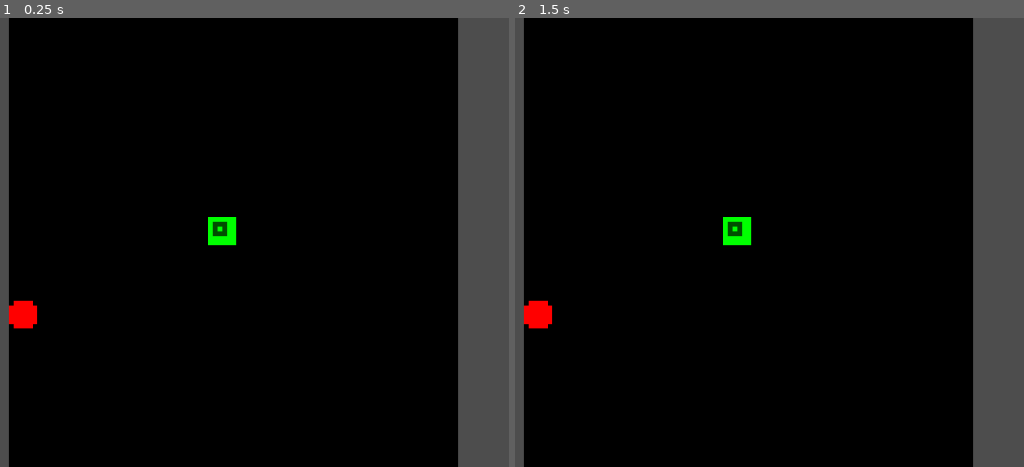
Above: before the commit, frames 1-2 (left to right).
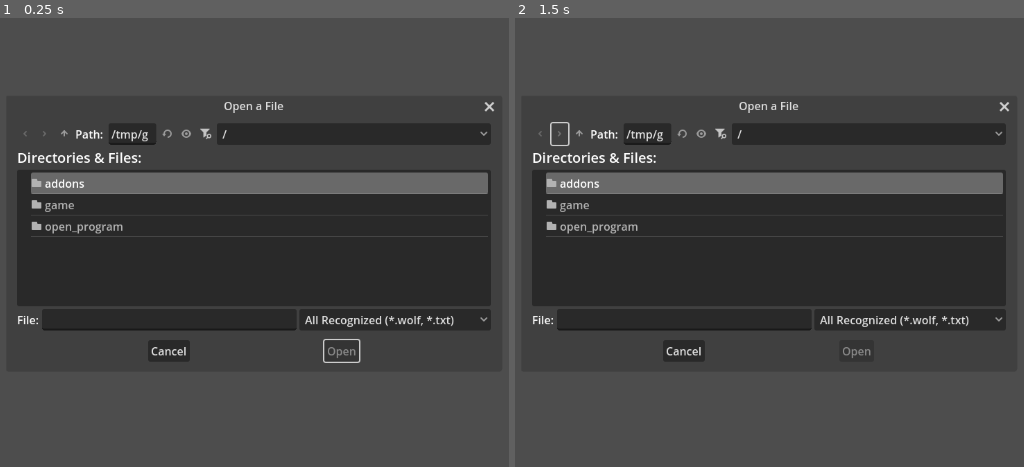
Above: after the commit, the same moments.

Repository: CattacoCattaco/Wolf-Interpreter
Game: Godot game, scene res://open_program/open_program_scene.tscn
Two runs of this game, one before a commit and one after it. Both use one fixed random seed, a clock stepped at 60 frames per second and the inputs below. Before the commit the project starts from res://game.tscn.
Inputs (mouse positions are in pixels of both pictures, inside the frame that each line leads up to):
- Up to frame 1 (0.25 s): no input
- Up to frame 2 (1.5 s): click (560, 134) at 0.52 s; click (560, 134) at 1.27 s

The runs differ from the first frame. In frame 1, 91% of the frame differs, in the area x 1-98%, y 0-100%; in frame 2, 91%.

Commit message:
File opening and Game class
• Add support for opening files
• Create Game base class

Diff:
--- a/cell_grid/cell/cell.tscn
+++ b/game/cell_grid/cell/cell.tscn
@@ -1,6 +1,6 @@
 [gd_scene load_steps=2 format=3 uid="uid://dqfkfo3tt1mbg"]
 
-[ext_resource type="Script" uid="uid://pra8a8xdkj72" path="res://cell_grid/cell/cell.gd" id="1_yh0nt"]
+[ext_resource type="Script" uid="uid://pra8a8xdkj72" path="res://game/cell_grid/cell/cell.gd" id="1_yh0nt"]
 
 [node name="Cell" type="ColorRect" node_paths=PackedStringArray("pixels")]
 size_flags_horizontal = 3
--- /dev/null
+++ b/game/game.gd
@@ -0,0 +1,31 @@
+class_name Game
+extends Control
+
+@export var timer: Timer
+@export var cell_grid: CellGrid
+
+# Amount of seconds between _fixed_update ticks
+var _fixed_update_speed: float = 0.13
+
+
+func _ready() -> void:
+	timer.wait_time = _fixed_update_speed
+	timer.start()
+	timer.timeout.connect(_fixed_update)
+	_start()
+
+
+func _start() -> void:
+	pass
+
+
+func _process(delta: float) -> void:
+	_update(delta)
+
+
+func _update(delta: float) -> void:
+	pass
+
+
+func _fixed_update() -> void:
+	pass
--- a/game.tscn
+++ b/game/game.tscn
@@ -1,9 +1,9 @@
 [gd_scene load_steps=6 format=3 uid="uid://drooqsvk2u7us"]
 
-[ext_resource type="PackedScene" uid="uid://dqfkfo3tt1mbg" path="res://cell_grid/cell/cell.tscn" id="1_80nbo"]
-[ext_resource type="Script" uid="uid://qjud1fkpjgww" path="res://cell_grid/cell_grid.gd" id="1_e2o6t"]
-[ext_resource type="Script" uid="uid://b2gawuec4y5qy" path="res://snake_game.gd" id="1_fc0e3"]
-[ext_resource type="Texture2D" uid="uid://1t5rn58krst4" path="res://cell_grid/chars.png" id="2_feb5d"]
+[ext_resource type="Script" uid="uid://b2gawuec4y5qy" path="res://game/snake_game.gd" id="1_4fuuu"]
+[ext_resource type="PackedScene" uid="uid://dqfkfo3tt1mbg" path="res://game/cell_grid/cell/cell.tscn" id="1_80nbo"]
+[ext_resource type="Script" uid="uid://qjud1fkpjgww" path="res://game/cell_grid/cell_grid.gd" id="1_e2o6t"]
+[ext_resource type="Texture2D" uid="uid://1t5rn58krst4" path="res://game/cell_grid/chars.png" id="2_feb5d"]
 
 [sub_resource type="AtlasTexture" id="AtlasTexture_fc0e3"]
 atlas = ExtResource("2_feb5d")
@@ -16,7 +16,7 @@
 anchor_bottom = 1.0
 grow_horizontal = 2
 grow_vertical = 2
-script = ExtResource("1_fc0e3")
+script = ExtResource("1_4fuuu")
 timer = NodePath("Timer")
 cell_grid = NodePath("GridRatioifier/CellGrid")
 
@@ -38,4 +38,4 @@
 chars = SubResource("AtlasTexture_fc0e3")
 
 [node name="Timer" type="Timer" parent="."]
-wait_time = 0.5
+wait_time = 0.1
--- a/snake_game.gd
+++ b/game/snake_game.gd
@@ -1,8 +1,5 @@
 class_name SnakeGame
-extends Control
-
-@export var timer: Timer
-@export var cell_grid: CellGrid
+extends Game
 
 var move_dir := Vector2i(0, 0)
 
@@ -10,10 +7,6 @@
 var snake: Array[Vector2i]
 
 var lost: bool = false
-
-func _ready() -> void:
-	timer.timeout.connect(update)
-	_start()
 
 
 func _start() -> void:
@@ -24,50 +17,33 @@
 	display()
 
 
-func _process(delta: float) -> void:
-	var coming_from_below: bool = len(snake) > 2 and Vector2i(0, 1) + snake[0] in snake
-	var coming_from_above: bool = len(snake) > 2 and Vector2i(0, -1) + snake[0] in snake
-	var coming_from_left: bool = len(snake) > 2 and Vector2i(-1, 0) + snake[0] in snake
-	var coming_from_right: bool = len(snake) > 2 and Vector2i(1, 0) + snake[0] in snake
+func _update(delta: float) -> void:
+	var coming_from_below: bool = len(snake) > 2 and Vector2i(0, 1) + snake[0] == snake[1]
+	var coming_from_above: bool = len(snake) > 2 and Vector2i(0, -1) + snake[0] == snake[1]
+	var coming_from_left: bool = len(snake) > 2 and Vector2i(-1, 0) + snake[0] == snake[1]
+	var coming_from_right: bool = len(snake) > 2 and Vector2i(1, 0) + snake[0] == snake[1]
 
 	if Input.is_action_just_pressed("Down") and not coming_from_below:
-		if timer.is_stopped():
-			update()
-			timer.start()
-
 		move_dir = Vector2i(0, 1)
 	elif Input.is_action_just_pressed("Up") and not coming_from_above:
-		if timer.is_stopped():
-			update()
-			timer.start()
-
 		move_dir = Vector2i(0, -1)
 	elif Input.is_action_just_pressed("Left") and not coming_from_left:
-		if timer.is_stopped():
-			update()
-			timer.start()
-
 		move_dir = Vector2i(-1, 0)
 	elif Input.is_action_just_pressed("Right") and not coming_from_right:
-		if timer.is_stopped():
-			update()
-			timer.start()
-
 		move_dir = Vector2i(1, 0)
 	elif lost and Input.is_action_just_pressed("Reset"):
 		_start()
 
 
-func update() -> void:
+func _fixed_update() -> void:
 	if not lost:
 		move_snake()
 		display()
-	else:
-		timer.stop()
 
 
 func randomize_apple_pos() -> void:
 	apple_pos = Vector2i(randi_range(0, 15), randi_range(0, 15))
+
 	while apple_pos in snake:
 		apple_pos = Vector2i(randi_range(0, 15), randi_range(0, 15))
 
@@ -132,8 +108,6 @@
 		for y: int in 16:
 			cell_grid.get_cell(x, y).load_char_num(66)
 			cell_grid.get_cell(x, y).set_bg_color(Color(0.1, 0, 0))
-			print(cell_grid.get_cell(x, y).bg_color)
-			print(cell_grid.get_cell(x, y).color)
 
 
 func pos_in_bounds(pos: Vector2i) -> bool:
--- /dev/null
+++ b/open_program/open_program_scene.gd
@@ -0,0 +1,15 @@
+class_name OpenProgramScene
+extends Control
+
+@export var file_dialog: FileDialog
+
+@onready var wolf_file: FileAccess
+
+func _ready() -> void:
+	file_dialog.file_selected.connect(_file_selected)
+	file_dialog.show()
+
+
+func _file_selected(path: String):
+	wolf_file = FileAccess.open(path, FileAccess.READ)
+	print(wolf_file.get_line())
--- /dev/null
+++ b/open_program/open_program_scene.tscn
@@ -0,0 +1,21 @@
+[gd_scene load_steps=2 format=3 uid="uid://daua6wcirk8pg"]
+
+[ext_resource type="Script" uid="uid://cun2304gg4oab" path="res://open_program/open_program_scene.gd" id="1_023yp"]
+
+[node name="OpenProgramScene" type="Control" node_paths=PackedStringArray("file_dialog")]
+layout_mode = 3
+anchors_preset = 15
+anchor_right = 1.0
+anchor_bottom = 1.0
+grow_horizontal = 2
+grow_vertical = 2
+script = ExtResource("1_023yp")
+file_dialog = NodePath("FileDialog")
+
+[node name="FileDialog" type="FileDialog" parent="."]
+title = "Open a File"
+initial_position = 1
+ok_button_text = "Open"
+file_mode = 0
+access = 2
+filters = PackedStringArray("*.wolf", "*.txt")
--- a/project.godot
+++ b/project.godot
@@ -11,13 +11,13 @@
 [application]
 
 config/name="WolfInterpreter"
-run/main_scene="uid://drooqsvk2u7us"
+run/main_scene="uid://daua6wcirk8pg"
 config/features=PackedStringArray("4.4", "Forward Plus")
 config/icon="res://icon.svg"
 
 [editor_plugins]
 
-enabled=PackedStringArray("res://addons/godot_super-wakatime/plugin.cfg")
+enabled=PackedStringArray("res://addons/godot_super-wakatime/plugin.cfg", "res://addons/wolfedit/plugin.cfg")
 
 [input]
 
Renamed: cell_grid/cell/cell.gd -> game/cell_grid/cell/cell.gd
Renamed: cell_grid/cell/cell.gd.uid -> game/cell_grid/cell/cell.gd.uid
Renamed: cell_grid/cell_grid.gd -> game/cell_grid/cell_grid.gd
Renamed: cell_grid/cell_grid.gd.uid -> game/cell_grid/cell_grid.gd.uid
Renamed: cell_grid/chars.png -> game/cell_grid/chars.png
Not shown, changed: game/cell_grid/chars.png.import
Not shown, added: game/game.gd.uid
Renamed: snake_game.gd.uid -> game/snake_game.gd.uid
Not shown, added: open_program/open_program_scene.gd.uid
Not shown, added: main.wolf
